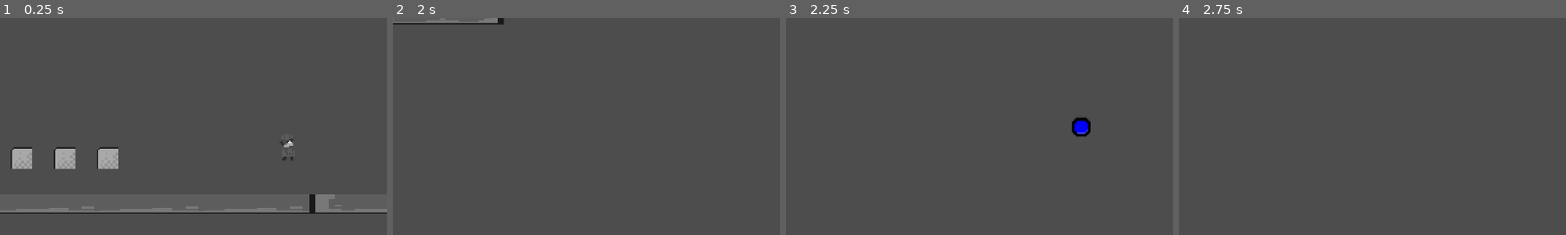
Above: before the commit, frames 1-4 (left to right).
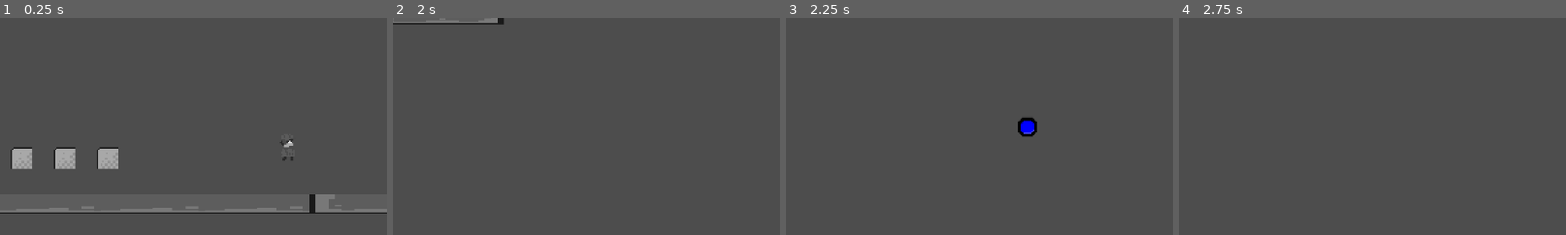
Above: after the commit, the same moments.

Repository: HimeWoo/untitled-paint-game
Game: Godot game, scene res://scenes/item_test.tscn
Two runs of this game, one before a commit and one after it. Both use one fixed random seed, a clock stepped at 60 frames per second and the inputs below.
Inputs (mouse positions are % of the whole screen's width and height, from its top left):
- Up to frame 1 (0.25 s): no input
- Up to frame 2 (2 s): tap Enter (ui_accept) at 0.5 s; move the mouse to (72, 45) at 0.52 s; hold Right (ui_right) from 0.53 s (still down); tap Shift (dash) at 0.6 s; click (72, 45) at 0.67 s; tap Space (jump) at 0.77, 1.52 s; move the mouse to (30, 55) at 1.27 s; tap J (melee_attack) at 1.35 s
- Up to frame 3 (2.25 s): move the mouse to (60, 28) at 2.02 s; release Right (ui_right) at 2.03 s; hold Left (ui_left) from 2.03 s (still down); tap Z (shoot) at 2.1 s
- Up to frame 4 (2.75 s): keep holding Left (ui_left)
The pictures show only the part of the screen within x 12-62%, y 49-99%; the shares and areas given below are measured in that part.

Frames 1-2 are identical in both runs. In frame 3, 0.8% of the frame differs, in the area x 59-79%, y 45-55%; in frame 4, nothing differs.

Commit message:
Update player.gd

Diff:
--- a/untitled-paint-game/scripts/player.gd
+++ b/untitled-paint-game/scripts/player.gd
@@ -72,15 +72,24 @@
 	var proj := projectile_scene.instantiate()
 	get_parent().add_child(proj)
 
-	var spawn_pos := global_position
-	if has_node("ProjectileSpawn"):
-		spawn_pos = $ProjectileSpawn.global_position
-
+	var spawn_pos := _get_projectile_spawn_pos()
 	proj.global_position = spawn_pos
 	proj.setup(_get_aim_dir(), 5)
 
 	await get_tree().create_timer(shoot_cooldown).timeout
 	can_shoot = true
+
+func _get_projectile_spawn_pos() -> Vector2:
+	if not has_node("ProjectileSpawn"):
+		return global_position
+
+	var spawn: Marker2D = $ProjectileSpawn
+	var local = spawn.position
+
+	# Mirror X based on facing
+	local.x = abs(local.x) * facing_dir
+
+	return global_position + local
 
 func _physics_process(delta: float) -> void:
 	var facing_left := Input.is_action_pressed("ui_left") or Input.is_key_pressed(KEY_A)
